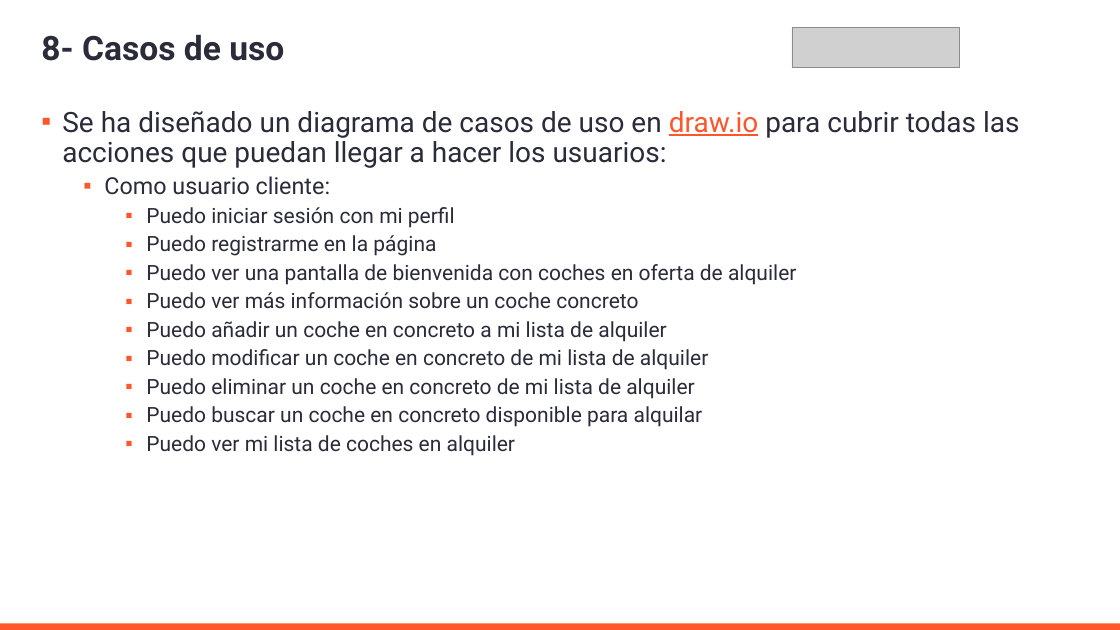
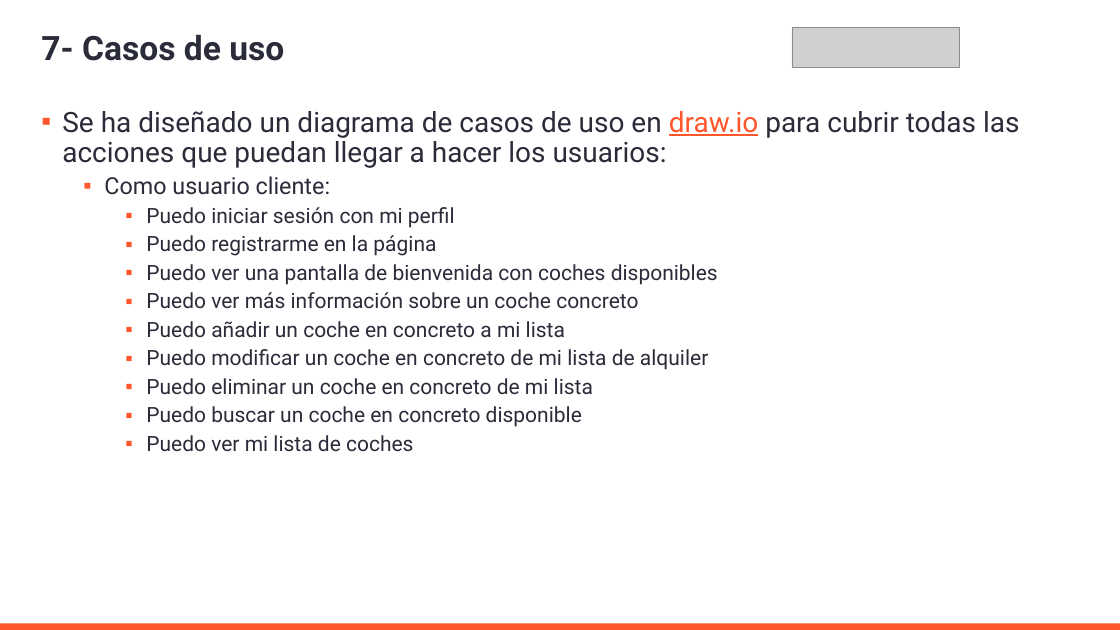
Before and after one commit to AleMedinaGarc/DotnetAPI-Practice, a slide deck: slide 13 of IniciacionDePracticasExternas.pptx (slide 14 before the commit). Drawn at 1120x630 pixels with LibreOffice and Linux fonts; fonts in the diff are those of the drawing; grey boxes stand for pictures; background and template pictures are left out. Boxes give left, top, right and bottom in pixels: in the first picture for what was removed or moved away, otherwise in the second. Text is boxed around its words. In the diff, an @@ line names an element or a change of style, - is before the commit and + after.

```diff
--- a/IniciacionDePracticasExternas.pptx
+++ b/IniciacionDePracticasExternas.pptx
@@ title at (x1=41, y1=34, x2=284, y2=61): text changed @@
-8- Casos de uso
+7- Casos de uso
@@ text at (x1=146, y1=264, x2=718, y2=285): text changed @@
-    ▪ Puedo ver una pantalla de bienvenida con coches en oferta de alquiler
+    ▪ Puedo ver una pantalla de bienvenida con coches disponibles
@@ text at (x1=146, y1=321, x2=565, y2=337): text changed @@
-    ▪ Puedo añadir un coche en concreto a mi lista de alquiler
+    ▪ Puedo añadir un coche en concreto a mi lista
@@ text at (x1=146, y1=378, x2=593, y2=451): text changed @@
-    ▪ Puedo eliminar un coche en concreto de mi lista de alquiler
-    ▪ Puedo buscar un coche en concreto disponible para alquilar
-    ▪ Puedo ver mi lista de coches en alquiler
+    ▪ Puedo eliminar un coche en concreto de mi lista
+    ▪ Puedo buscar un coche en concreto disponible
+    ▪ Puedo ver mi lista de coches
```
Also in this commit, not shown: 10 other slides changed, 1 slide removed, 5 other files.
